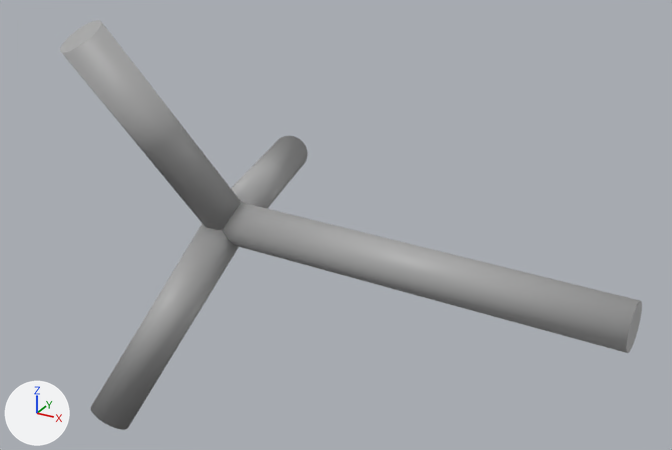
The Blender file examples_out/sn2/scene.blend, before and after one commit.
Before and after are seen from a 50 mm camera at (2.61, -3.22, 1.71) aimed at (0.79, 0.09, 0.05). Lighting does not change. The marker at lower left points along +X, +Y and +Z. The older version comes first.

The older version as bpy lines, for what is in view:
```python
ob_bond_0_0_1 = bpy.data.objects.new('Bond_0_0_1', me_cylinder)
ob_bond_0_0_1.location = (1.201, -0.032, -0.013)
ob_bond_0_0_1.rotation_euler = (1.581, 0.0, 1.544)  # degrees (91, 0, 88)
ob_bond_0_0_1.scale = (1.0, 1.0, 0.925)
ob_bond_2_0_3 = bpy.data.objects.new('Bond_2_0_3', me_cylinder_002)
ob_bond_2_0_3.location = (0.111, -0.244, 0.452)
ob_bond_2_0_3.rotation_euler = (0.566, 0.0, -0.611)  # degrees (32, 0, -35)
ob_bond_2_0_3.scale = (1.0, 1.0, 0.539)
ob_bond_3_0_4 = bpy.data.objects.new('Bond_3_0_4', me_cylinder_003)
ob_bond_3_0_4.location = (0.101, -0.275, -0.437)
ob_bond_3_0_4.rotation_euler = (2.506, 0.0, -0.582)  # degrees (144, 0, -33)
ob_bond_3_0_4.scale = (1.0, 1.0, 0.539)
ob_bond_4_0_5 = bpy.data.objects.new('Bond_4_0_5', me_cylinder_004)
ob_bond_4_0_5.location = (0.126, 0.51, -0.019)
ob_bond_4_0_5.rotation_euler = (1.601, 0.0, -2.859)  # degrees (92, 0, -164)
ob_bond_4_0_5.scale = (1.0, 1.0, 0.539)
```
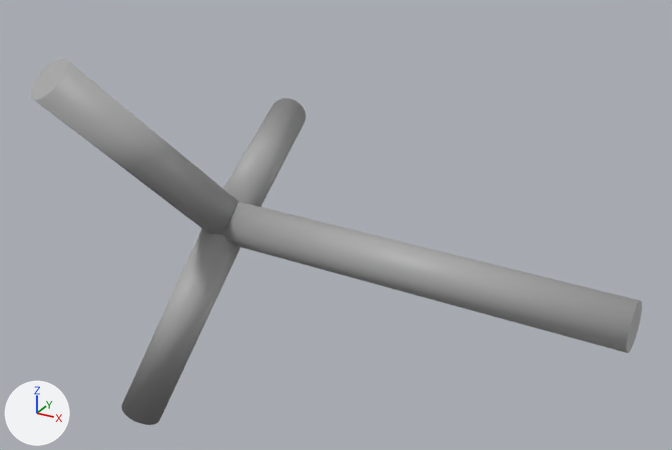
Boxes (x1, y1, x2, y2) around the edits, measured in the pictures (672 x 450 px):
```json
{"object": "Bond_2_0_3", "change": "moved, turned", "before": [60, 20, 241, 230], "after": [31, 58, 239, 235]}
{"object": "Bond_3_0_4", "change": "moved, turned", "before": [91, 224, 239, 430], "after": [122, 229, 241, 425]}
{"object": "Bond_4_0_5", "change": "moved, turned", "before": [231, 136, 308, 209], "after": [223, 98, 306, 207]}
```

Scene script edits in JSON lines:
```json
{"op": "set", "path": "ob_bond_2_0_3.location", "old": "(0.111, -0.244, 0.452)", "new": "(0.108, -0.339, 0.388)"}
{"op": "set", "path": "ob_bond_2_0_3.rotation_euler", "old": "(0.566, 0.0, -0.611)", "new": "(0.76, 0.0, -0.472)", "note": "degrees (32, 0, -35) -> degrees (44, 0, -27)"}
{"op": "set", "path": "ob_bond_3_0_4.location", "old": "(0.101, -0.275, -0.437)", "new": "(0.103, -0.172, -0.486)"}
{"op": "set", "path": "ob_bond_3_0_4.rotation_euler", "old": "(2.506, 0.0, -0.582)", "new": "(2.682, 0.0, -0.813)", "note": "degrees (144, 0, -33) -> degrees (154, 0, -47)"}
{"op": "set", "path": "ob_bond_4_0_5.location", "old": "(0.126, 0.51, -0.019)", "new": "(0.127, 0.501, 0.095)"}
{"op": "set", "path": "ob_bond_4_0_5.rotation_euler", "old": "(1.601, 0.0, -2.859)", "new": "(1.388, 0.0, -2.856)", "note": "degrees (92, 0, -164) -> degrees (80, 0, -164)"}
```
